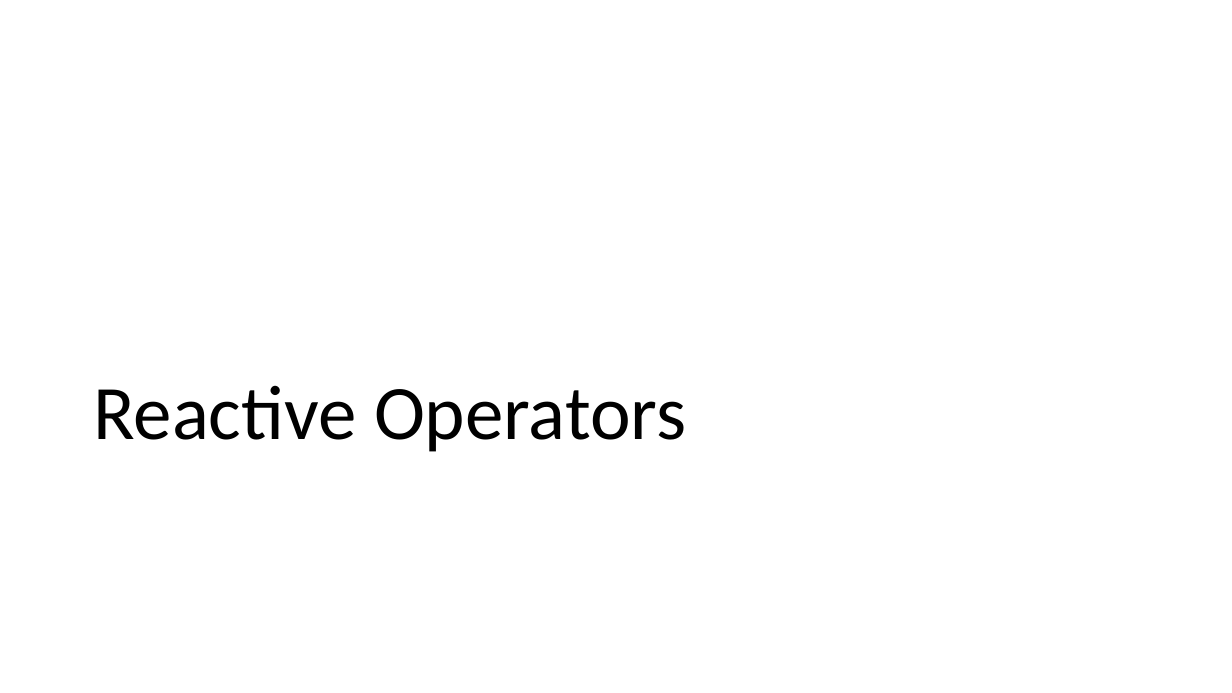
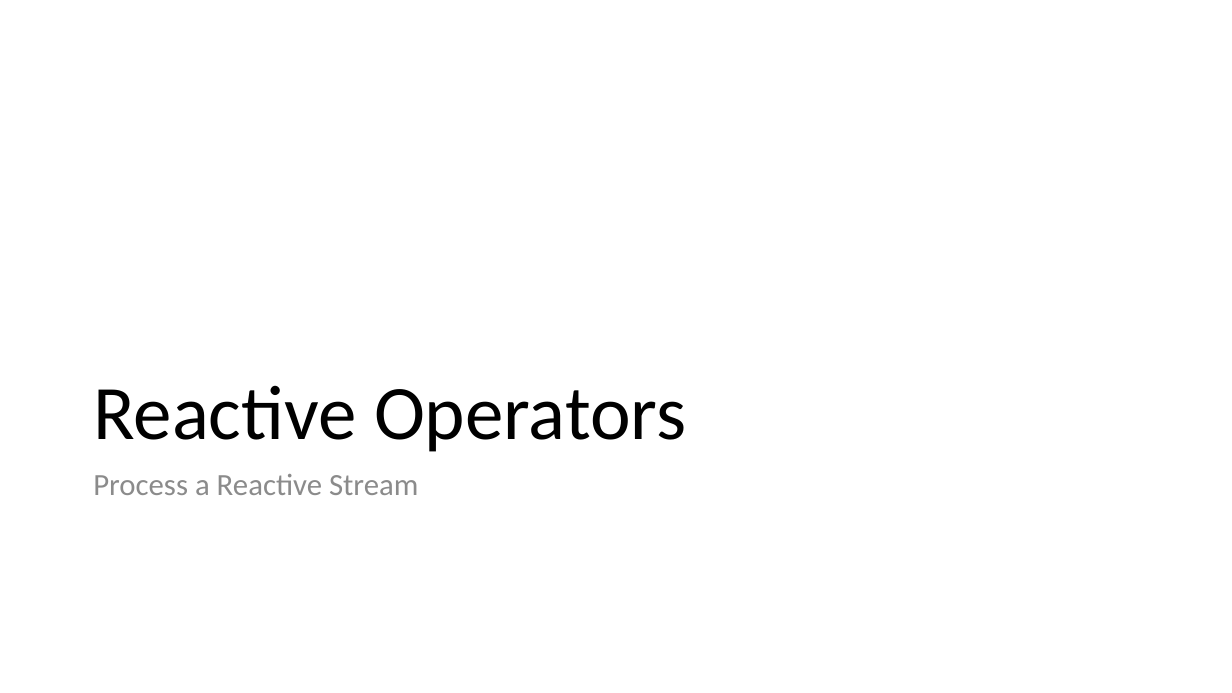
Before and after one commit to vietvuhoang/java-reactor-demo, a slide deck: slide 16 of doc/ReactiveProgramming.Java.pptx (slide 14 before the commit). Drawn at 1232x693 pixels with LibreOffice and Linux fonts; fonts in the diff are those of the drawing. Boxes give left, top, right and bottom in pixels: in the first picture for what was removed or moved away, otherwise in the second. Text is boxed around its words. In the diff, an @@ line names an element or a change of style, - is before the commit and + after.

```diff
--- a/doc/ReactiveProgramming.Java.pptx
+++ b/doc/ReactiveProgramming.Java.pptx
@@ text added at [93, 474, 418, 495], 24 pt, text #8C8C8C @@
+Process a Reactive Stream
```
Also in this commit, not shown: 4 other slides changed, 4 slides added, 2 other files.
